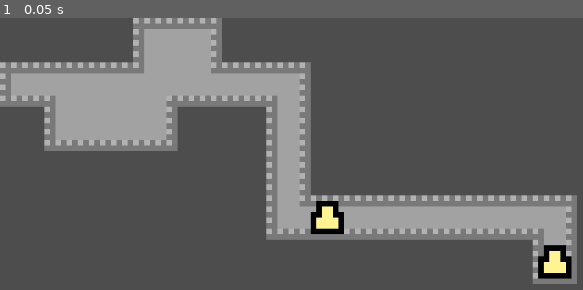
Above: before the commit, frame 1.
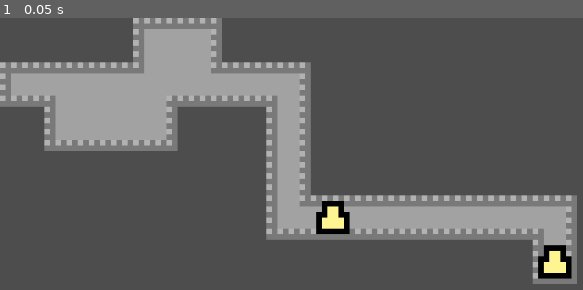
Above: after the commit, the same moment.

Repository: EEEEEEEEthan/BotDefence
Game: Godot game, scene res://Game.tscn
Same seed, same stepped clock (60 frames per second), same inputs: the game is played once before the commit and once after it.
Inputs:
- Up to frame 1 (0.05 s): no input

The runs differ from the first frame. In frame 1, 0.4% of the frame differs, in the area x 53-61%, y 67-80%.

Commit message:
Update Bot position in Game.tscn to improve layout

Diff:
--- a/Game.tscn
+++ b/Game.tscn
@@ -311,7 +311,7 @@
 tile_set = SubResource("TileSet_sb48q")
 
 [node name="Bot" parent="." unique_id=11366525 instance=ExtResource("1_wbfu4")]
-position = Vector2(472, 288)
+position = Vector2(480, 288)
 
 [node name="Bot2" parent="." unique_id=1336111075 instance=ExtResource("1_wbfu4")]
 position = Vector2(800, 352)
